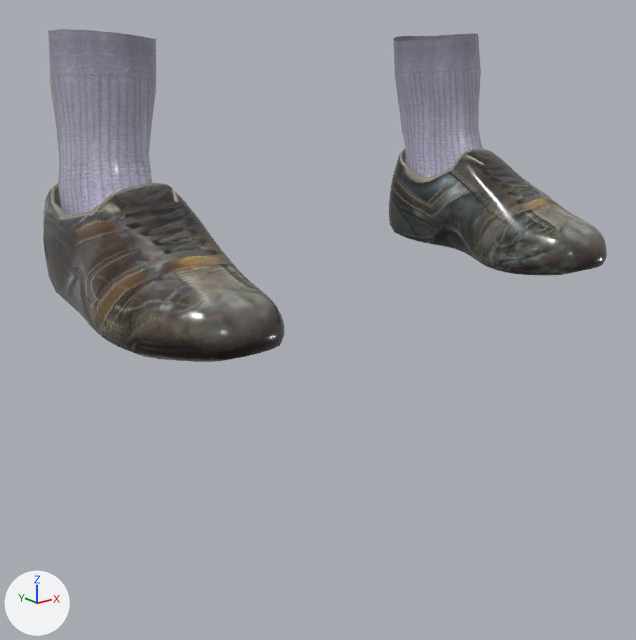
Renders of the glTF model app/assets/humans/male/shoes02.glb from each side of a commit.
Both versions are drawn from a 50 mm camera at (-0.518, -0.689, 0.201) aimed at (-0.029, -0.078, -0.044). The lights are fixed; the arrows at lower left show +X, +Y and +Z. The older version comes first. Vertices at exactly the same position are counted once.

Names of what the first picture shows: 'part_shoes02'.
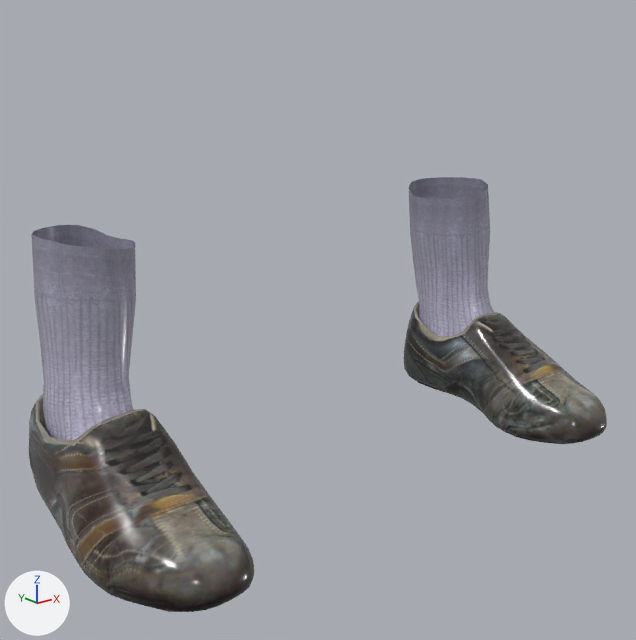
The newer file adds a shape key; the second version is drawn at full value of the shape key 'legs_long' of 'part_shoes02', and the change is written as the vertex moves it makes.

Edits to the bpy script that builds the scene:
```text
Change me_shoes02:
    used by ob_part_shoes02; location = (0.0, 0.0, 0.0)
    remove me_shoes02.from_pydata(...)  # 1594 vertices, 3064 faces; spans x -0.26..0.26, y -0.22..0.055, z -0.017..0.211
    add me_shoes02.from_pydata(...)  # 1594 vertices, 3064 faces; spans x -0.291..0.291, y -0.22..0.055, z -0.202..0.053
    me_shoes02 part 1: the loose piece of 653 vertices spanning x 0.146..0.26, y -0.22..0.055, z -0.017..0.097 is moved by (0.031, 0.0, -0.185)
    me_shoes02 part 2: the loose piece of 653 vertices spanning x -0.26..-0.146, y -0.22..0.055, z -0.017..0.097 is moved by (-0.031, 0.0, -0.185)
    me_shoes02 part 3: 144 of 1594 vertices moved; they spanned x 0.147..0.237, y -0.096..0.043, z 0.039..0.211 and now span x 0.177..0.268, y -0.096..0.043, z -0.146..0.053; mean shift (0.031, 0.0, -0.18); largest move (0.178, 0.026, 0.091) -> (0.209, 0.026, -0.094)
    me_shoes02 part 4: 144 of 1594 vertices moved; they spanned x -0.237..-0.147, y -0.096..0.043, z 0.039..0.211 and now span x -0.268..-0.177, y -0.096..0.043, z -0.146..0.053; mean shift (-0.031, 0.0, -0.18); largest move (-0.178, 0.026, 0.091) -> (-0.209, 0.026, -0.094)
```

What differs and where, as boxes (x1, y1, x2, y2) in the pictures (636 x 640 px; the box of a moved part takes in the faces that stretch with it):
'part_shoes02', reshaped (31% taller): before (43, 29, 607, 362); after (29, 177, 607, 612)
part 1 of me_shoes02, moved or reshaped: before (389, 148, 607, 276); after (404, 301, 607, 444)
part 2 of me_shoes02, moved or reshaped: before (43, 183, 284, 362); after (29, 394, 254, 612)
part 3 of me_shoes02, moved or reshaped: before (393, 33, 483, 177); after (409, 177, 494, 336)
part 4 of me_shoes02, moved or reshaped: before (48, 29, 156, 214); after (31, 225, 136, 441)
